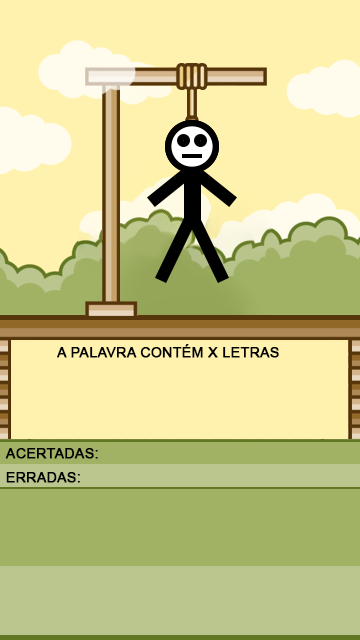
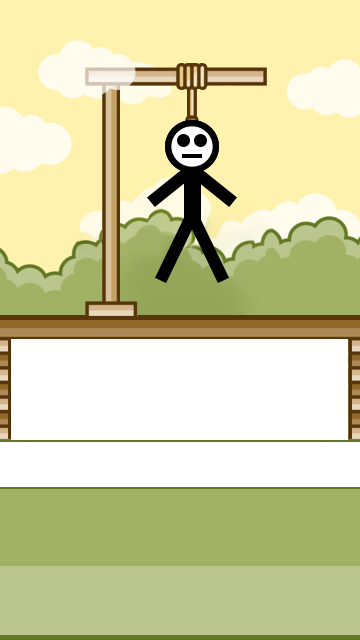
Revision of a layered 360×640 image; what changed, layer by layer:
hid group "palavras" (3 layers) over [5, 344, 279, 483]
hid group "boneco" (10 layers) over [0, 339, 360, 487]
added layer "perna_dir copy 2" above "Group 1 copy" over [0, 339, 360, 487]
moved "Layer 1" into group "Group 1" over [0, 339, 360, 487]
